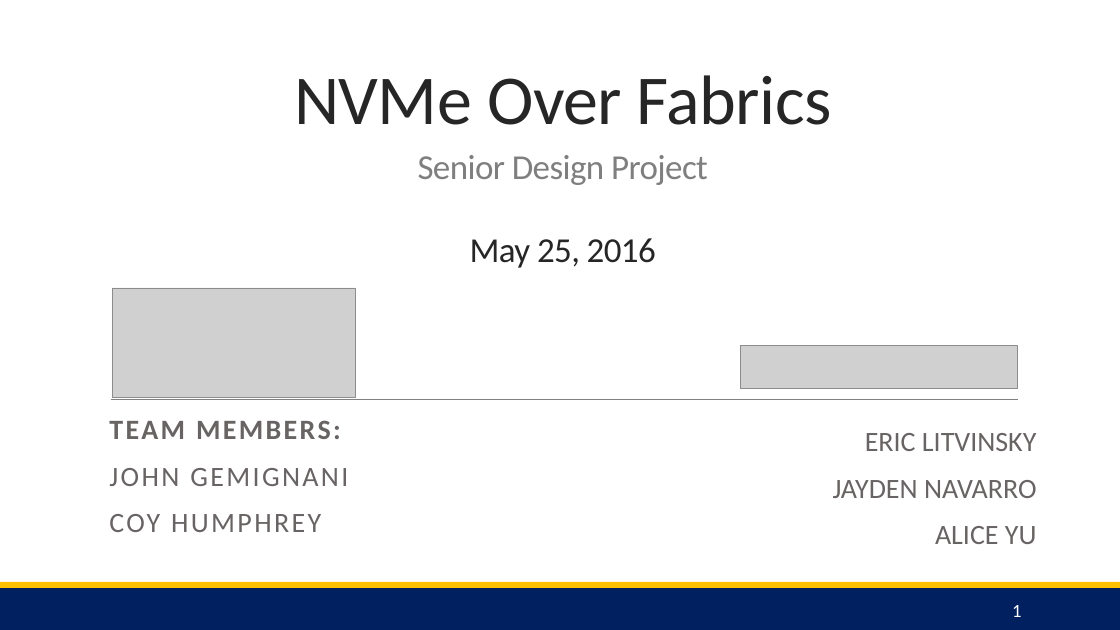
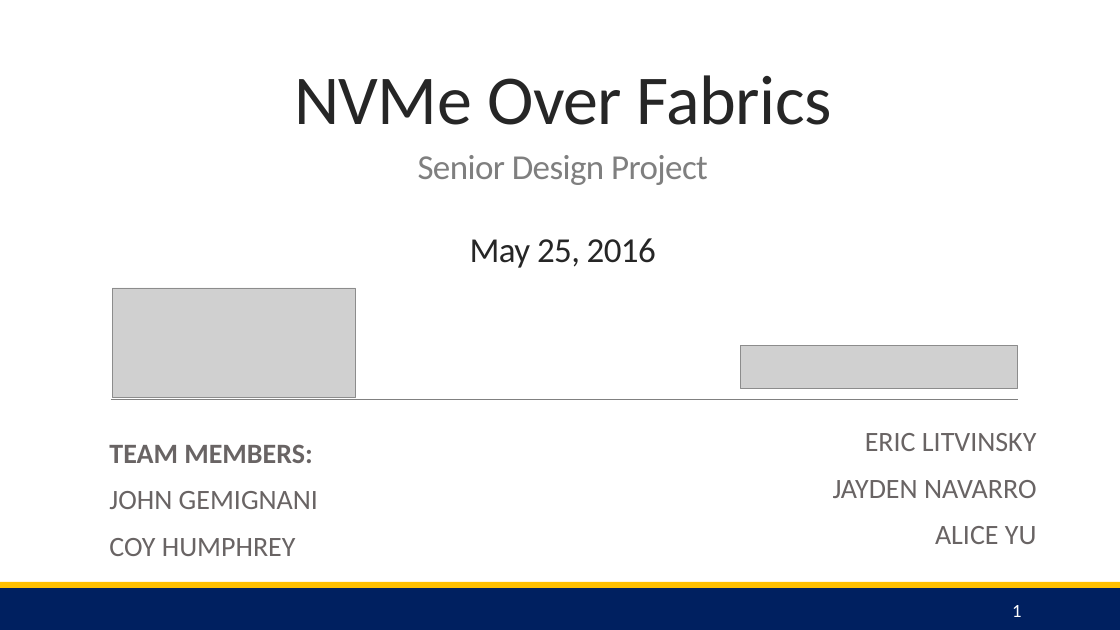
Before and after one commit to coy-humphrey/nvme-hpe, a slide deck: slide 1 of deliverables/Release 2/NVMe Partner's Day Final.pptx. Drawn at 1120x630 pixels with LibreOffice and Linux fonts; fonts in the diff are those of the drawing; grey boxes stand for pictures. Boxes give left, top, right and bottom in pixels: in the first picture for what was removed or moved away, otherwise in the second. Text is boxed around its words. In the diff, an @@ line names an element or a change of style, - is before the commit and + after.

Commit message:
Fixed opening slide names

```diff
--- a/deliverables/Release 2/NVMe Partner's Day Final.pptx
+++ b/deliverables/Release 2/NVMe Partner's Day Final.pptx
@@ text "TEAM MEMBERS:": place and size @@
-text "TEAM MEMBERS:" at [109,420,348,532]
+text "TEAM MEMBERS:" at [109,444,318,556]
@@ text "TEAM MEMBERS:" at [109,444,318,556]: letter spacing 2 to 0 pt; columns 2 to 1 @@
```
